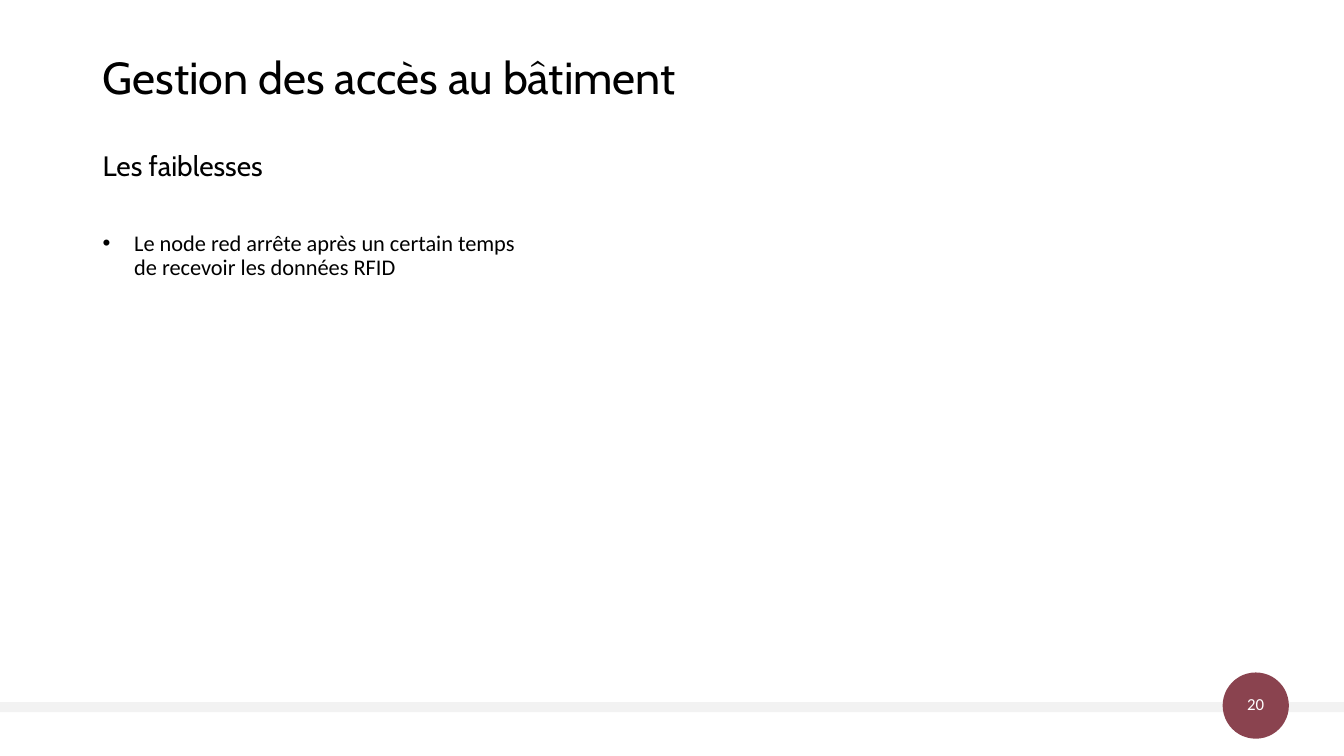
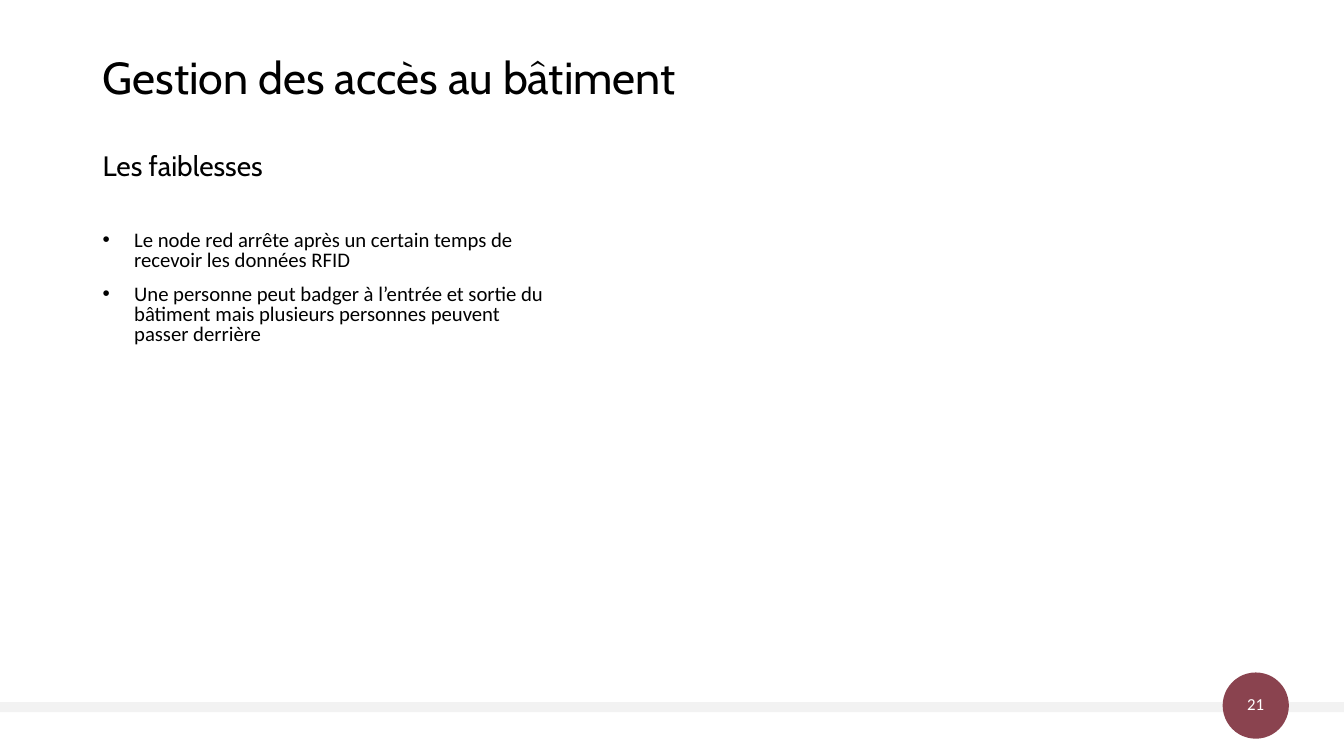
Before and after one commit to AlexandreSaxemard/GestionAccesBatiment, a slide deck: slide 21 of Docs/Gestion des accès au bâtiment.pptx (slide 20 before the commit). Drawn at 1344x756 pixels with LibreOffice and Linux fonts; fonts in the diff are those of the drawing. Boxes give left, top, right and bottom in pixels: in the first picture for what was removed or moved away, otherwise in the second. Text is boxed around its words. In the diff, an @@ line names an element or a change of style, - is before the commit and + after.

```diff
--- a/Docs/Gestion des accès au bâtiment.pptx
+++ b/Docs/Gestion des accès au bâtiment.pptx
@@ text at bbox=[134, 232, 512, 267]: size 16 to 14.8 pt in "Le node red arrête après un certain ..."; line spacing 0.9 to 0.8 @@
@@ text at bbox=[134, 286, 543, 345]: paragraph added @@
+• Une personne peut badger à l’entrée et sortie du bâtiment mais plusieurs personnes peuvent passer derrière
@@ page number at bbox=[1247, 699, 1264, 710]: text changed @@
-20
+21
```
Also in this commit, not shown: 7 other slides changed, 1 slide added.
